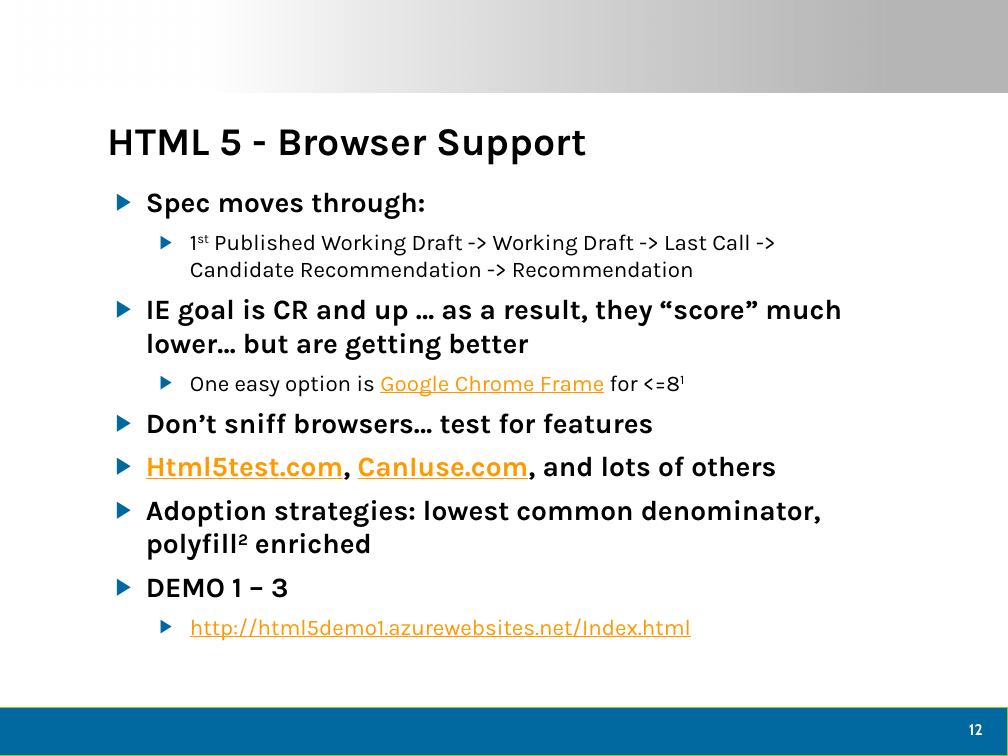
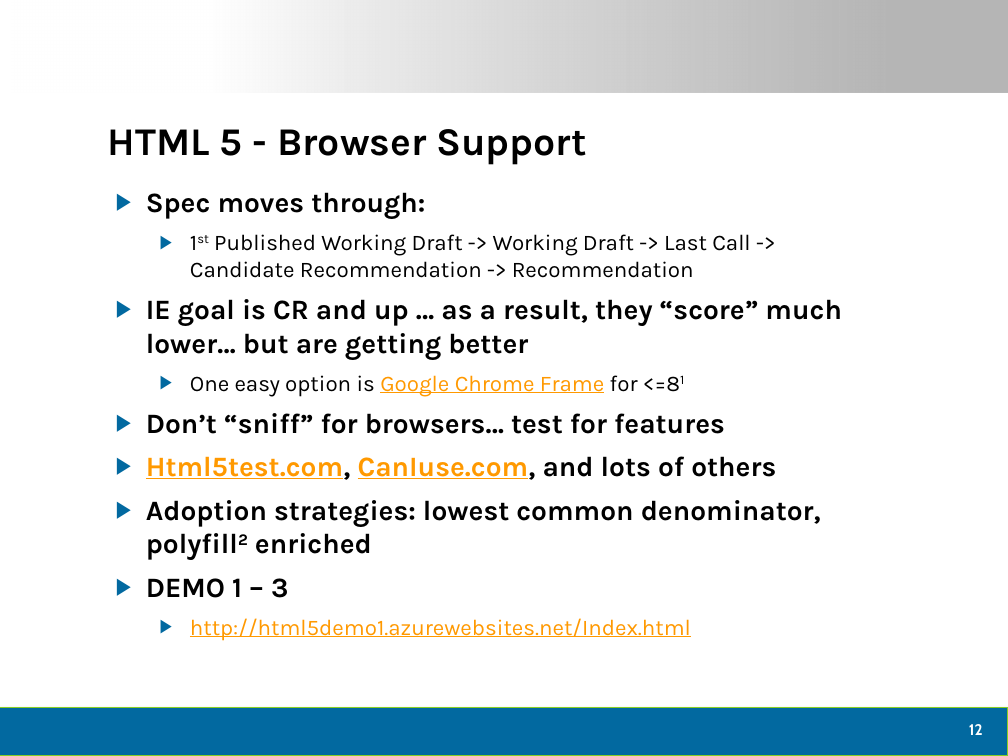
Before and after one commit to dtomyn/HTML5Demo1, a slide deck: slide 13 of Docs/2012 - Live360 Event Review (NEWER).pptx. Drawn at 1008x756 pixels with LibreOffice and Linux fonts; fonts in the diff are those of the drawing; background and template pictures are left out. Boxes give left, top, right and bottom in pixels: in the first picture for what was removed or moved away, otherwise in the second. Text is boxed around its words. In the diff, an @@ line names an element or a change of style, - is before the commit and + after.

```diff
--- a/Docs/2012 - Live360 Event Review (NEWER).pptx
+++ b/Docs/2012 - Live360 Event Review (NEWER).pptx
@@ text at box(146, 413, 725, 434): text changed @@
-▶ Don’t sniff browsers… test for features
+▶ Don’t “sniff” for browsers… test for features
```
Also in this commit, not shown: 5 other slides changed, 1 slide removed, 1 other file.
